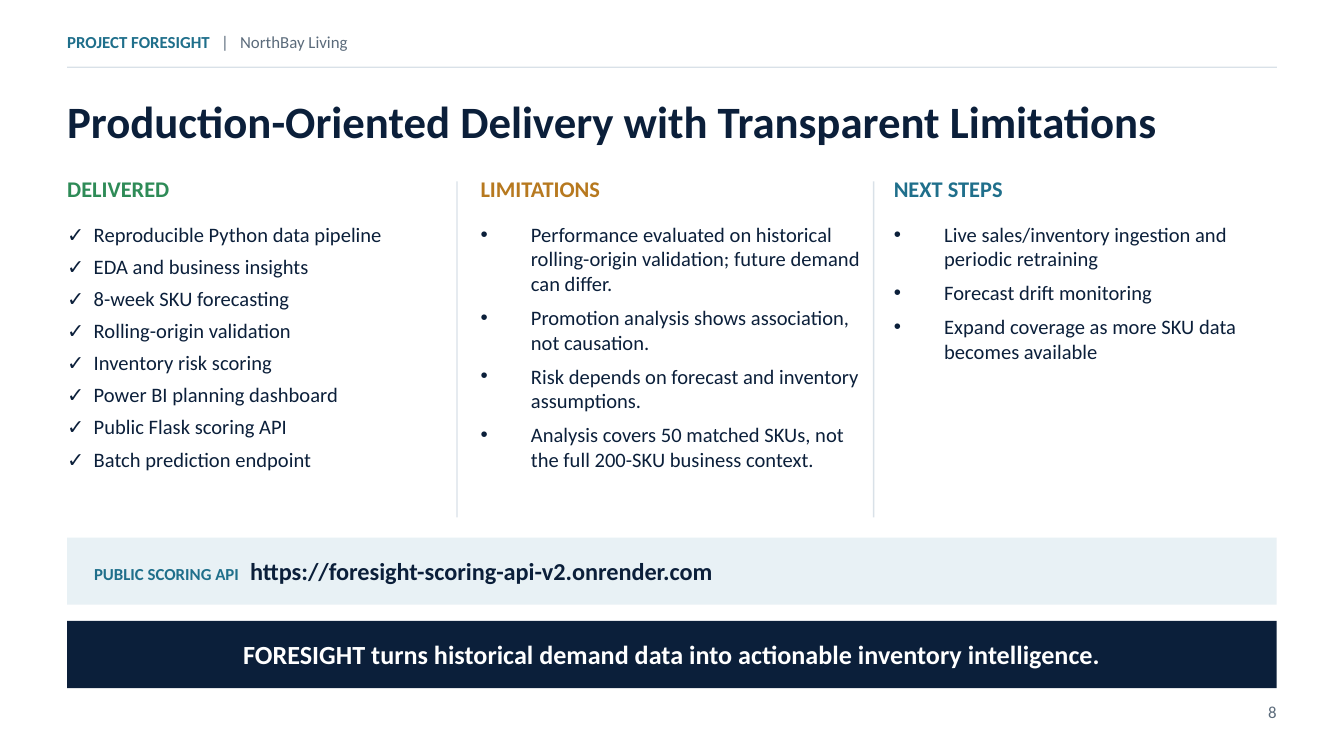
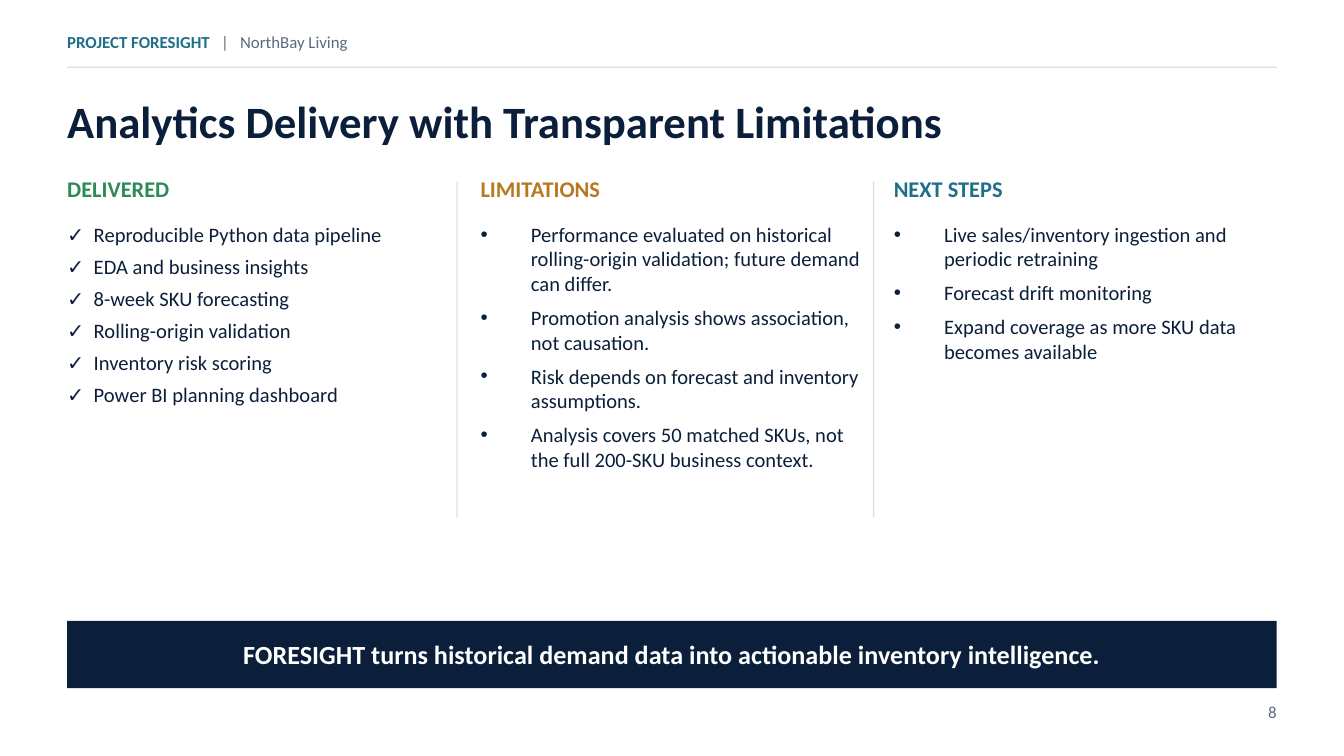
Before and after one commit to Gauravsaini328/ZIDIO_FORESIGHT_PROJECT, a slide deck: slide 8 of reports/Project_FORESIGHT.pptx. Drawn at 1344x756 pixels with LibreOffice and Linux fonts; fonts in the diff are those of the drawing. Boxes give left, top, right and bottom in pixels: in the first picture for what was removed or moved away, otherwise in the second. Text is boxed around its words. In the diff, an @@ line names an element or a change of style, - is before the commit and + after.

Commit message:
Update FORESIGHT presentation

```diff
--- a/reports/Project_FORESIGHT.pptx
+++ b/reports/Project_FORESIGHT.pptx
@@ text at [67, 106, 941, 145]: text changed @@
-Production-Oriented Delivery with Transparent Limitations
+Analytics Delivery with Transparent Limitations
@@ text at [94, 419, 311, 471]: paragraphs removed @@
-✓ Public Flask scoring API
-✓ Batch prediction endpoint
@@ rectangle removed at [67, 538, 1277, 605] @@
@@ text removed at [94, 563, 712, 584] @@
-PUBLIC SCORING API https://foresight-scoring-api-v2.onrender.com
```
Also in this commit, not shown: 1 other slide changed.
